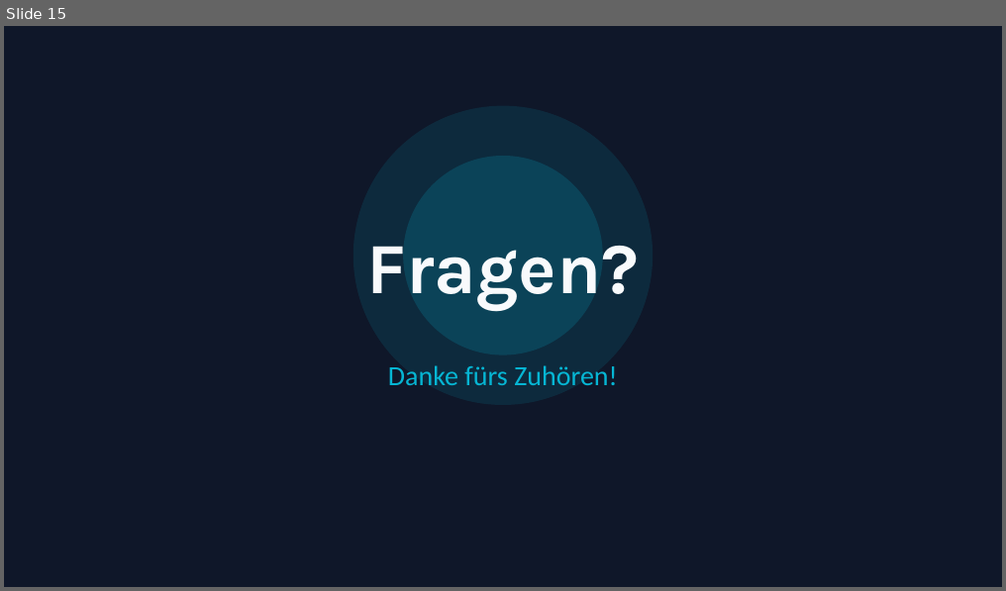
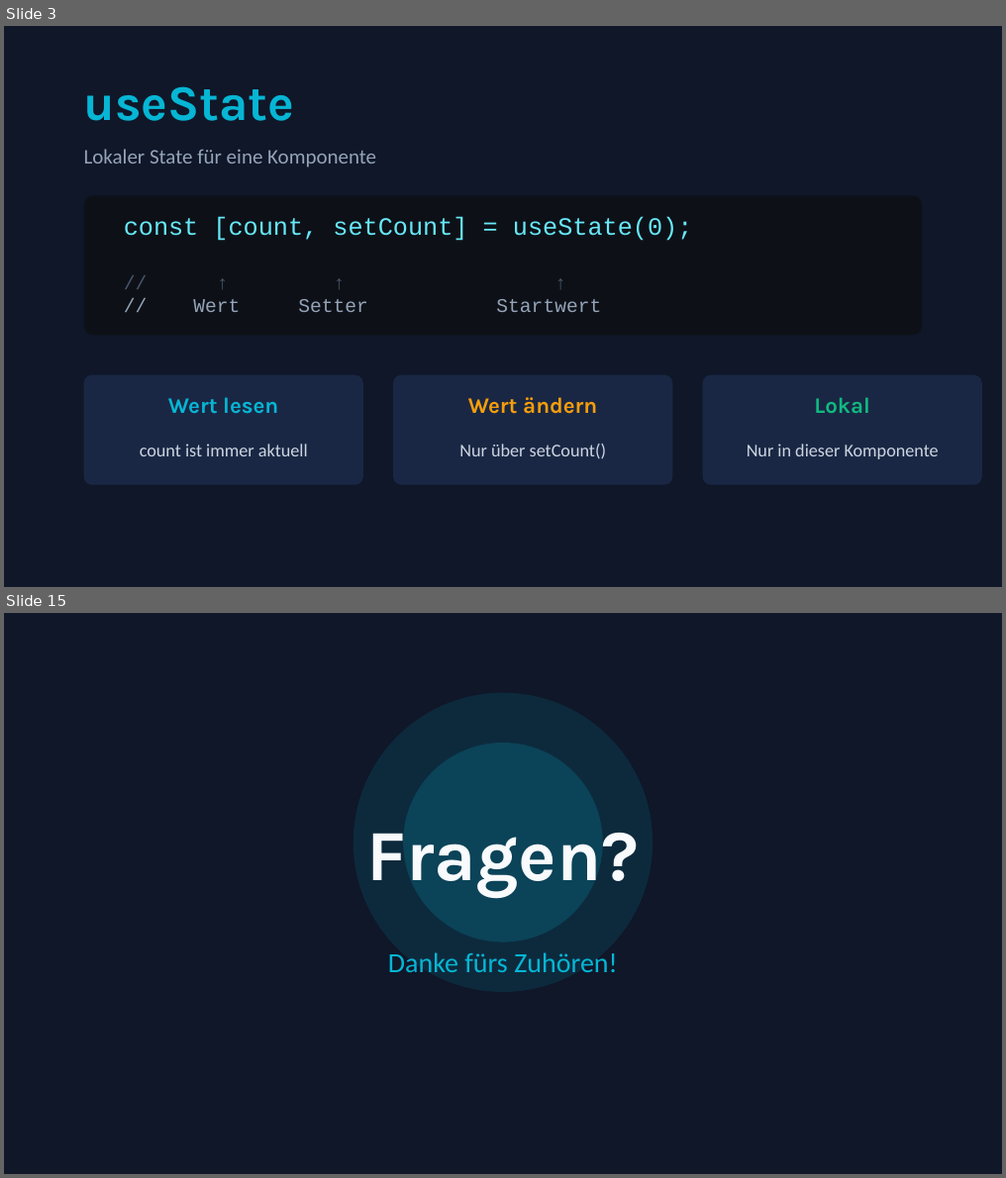
Before and after one commit to trungvt138/medieninformatik, a slide deck: WebProgramming/6.Termin/state-management-react.pptx. Shown one above the other, each under a label of ours: slide 15 before the commit, slides 3 and 15 after it; the slides between them are not shown. The pictures are 1006x591 and 1006x1178 pixels, drawn with LibreOffice and Linux fonts; fonts in the diff are those of the drawing. Boxes give left, top, right and bottom in pixels: in the first picture for what was removed or moved away, otherwise in the second. Text is boxed around its words. In the diff, an @@ line names an element or a change of style, - is before the commit and + after.

```diff
--- a/WebProgramming/6.Termin/state-management-react.pptx
+++ b/WebProgramming/6.Termin/state-management-react.pptx
@@ slide 3 added at (x1=4, y1=26, x2=1002, y2=587), background #0F1729 @@
@@ text added at (x1=84, y1=86, x2=295, y2=121), 36 pt, text #06B6D4, bold @@
+useState
@@ text added at (x1=84, y1=149, x2=376, y2=168), 15 pt, text #94A3B8 @@
+Lokaler State für eine Komponente
@@ rounded rectangle added at (x1=84, y1=195, x2=922, y2=335), fill #0D1117 @@
@@ text added at (x1=124, y1=217, x2=692, y2=312), 18 pt, text #67E8F9 @@
+const [count, setCount] = useState(0);
+// ↑ ↑ ↑
+// Wert Setter Startwert
@@ rounded rectangle added at (x1=84, y1=375, x2=363, y2=485), fill #1A2744 @@
@@ rounded rectangle added at (x1=393, y1=375, x2=672, y2=485), fill #1A2744 @@
@@ rounded rectangle added at (x1=703, y1=375, x2=982, y2=485), fill #1A2744 @@
@@ text added at (x1=168, y1=397, x2=278, y2=413), 16 pt, text #06B6D4, bold @@
+Wert lesen
@@ text added at (x1=468, y1=397, x2=597, y2=414), 16 pt, text #F59E0B, bold @@
+Wert ändern
@@ text added at (x1=814, y1=397, x2=870, y2=413), 16 pt, text #10B981, bold @@
+Lokal
@@ text added at (x1=140, y1=444, x2=308, y2=457), 13 pt, text #CBD5E1 @@
+count ist immer aktuell
@@ text added at (x1=459, y1=444, x2=606, y2=459), 13 pt, text #CBD5E1 @@
+Nur über setCount()
@@ text added at (x1=746, y1=444, x2=939, y2=460), 13 pt, text #CBD5E1 @@
+Nur in dieser Komponente
```
Also in this commit, not shown: 5 slides changed, 8 other slides added, 9 slides removed, 5 other files.
